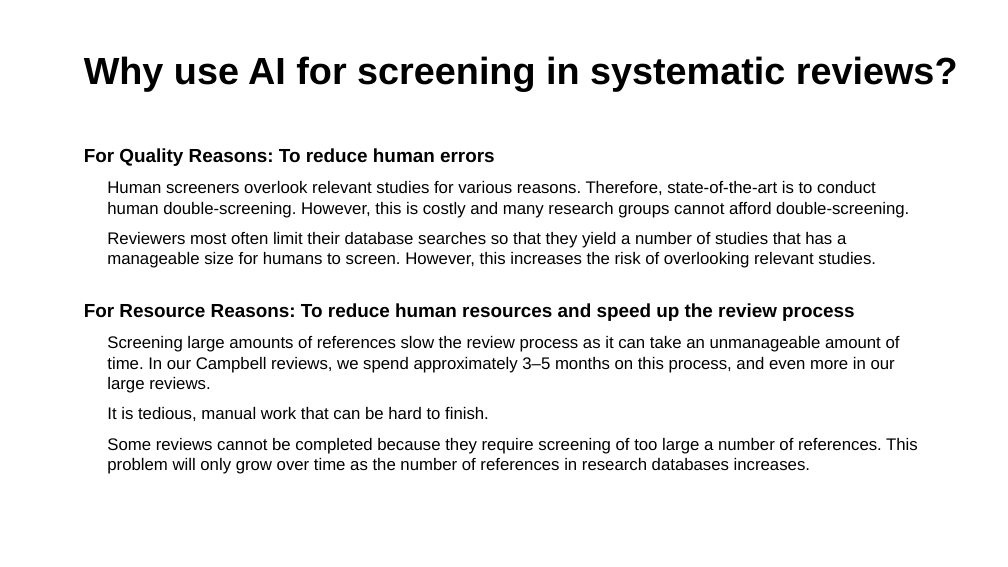
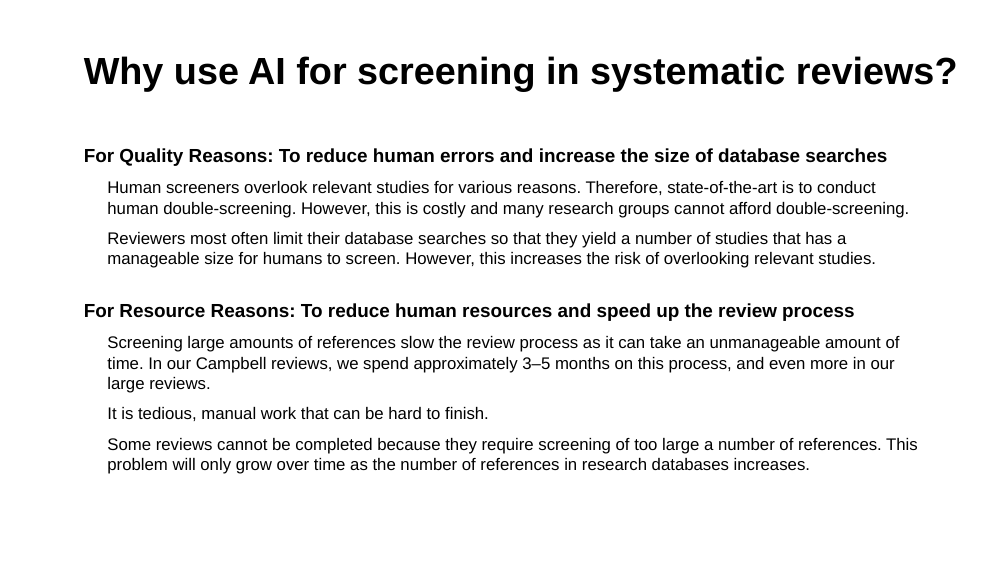
Before and after one commit to MikkelVembye/SRMA-SIG-presentation, a slide deck: slide 3 of SRMA SIG presentation 2024.potx.pptx. Drawn at 1008x567 pixels with LibreOffice and Linux fonts; fonts in the diff are those of the drawing; background and template pictures are left out. Boxes give left, top, right and bottom in pixels: in the first picture for what was removed or moved away, otherwise in the second. Text is boxed around its words. In the diff, an @@ line names an element or a change of style, - is before the commit and + after.

```diff
--- a/SRMA SIG presentation 2024.potx.pptx
+++ b/SRMA SIG presentation 2024.potx.pptx
@@ text at (84,148,887,166): text changed @@
-For Quality Reasons: To reduce human errors
+For Quality Reasons: To reduce human errors and increase the size of database searches
```
Also in this commit, not shown: 5 other files.
